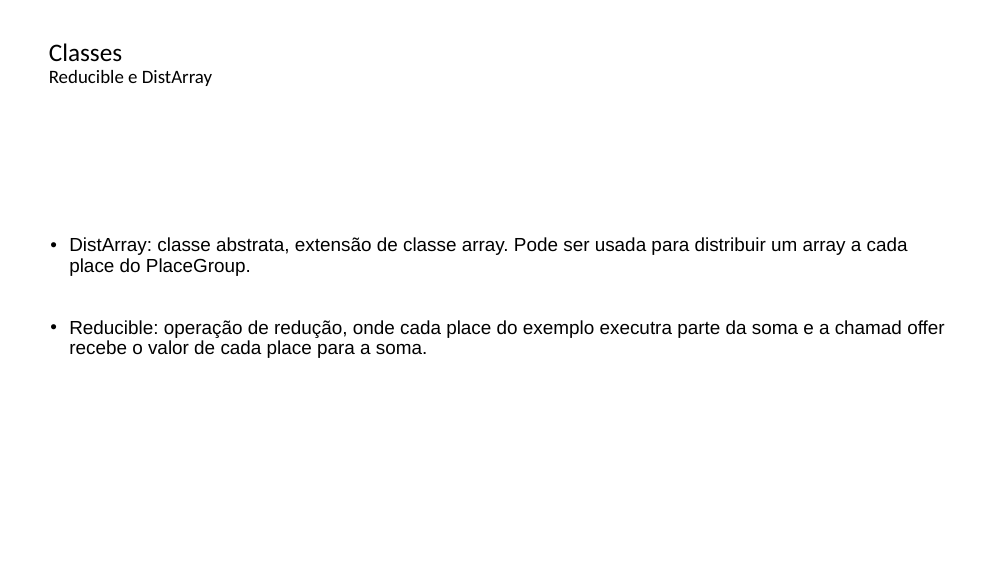
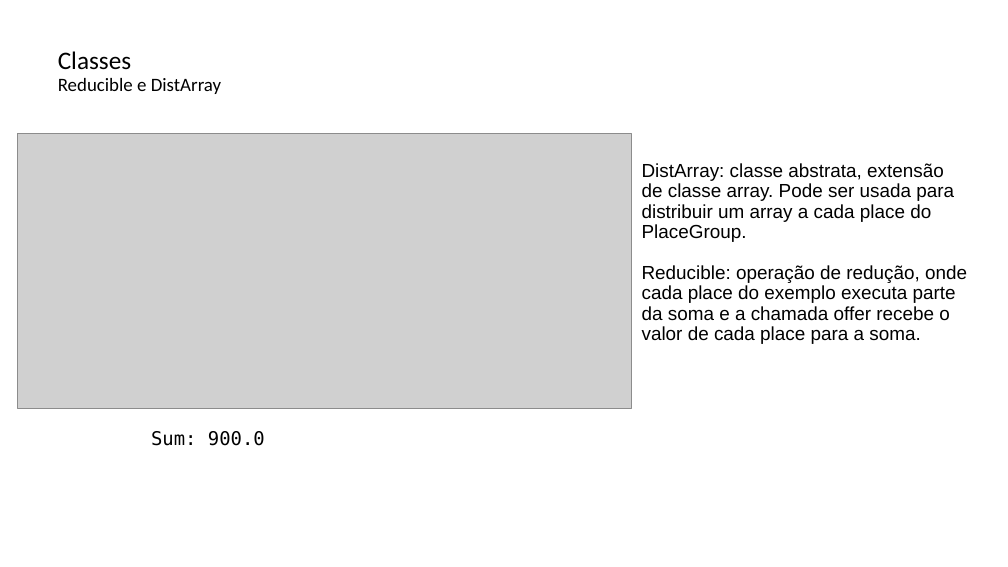
Before and after one commit to lquatrin/inf2591, a slide deck: slide 33 of x10.pptx (slide 34 before the commit). Drawn at 1008x567 pixels with LibreOffice and Linux fonts; fonts in the diff are those of the drawing; grey boxes stand for pictures. Boxes give left, top, right and bottom in pixels: in the first picture for what was removed or moved away, otherwise in the second. Text is boxed around its words. In the diff, an @@ line names an element or a change of style, - is before the commit and + after.

```diff
--- a/x10.pptx
+++ b/x10.pptx
@@ text "Classes Reducible e DistArray": place and size @@
-text "Classes Reducible e DistArray" at bbox=[49, 43, 212, 86]
+text "Classes Reducible e DistArray" at bbox=[58, 51, 221, 94]
@@ picture added at bbox=[18, 133, 631, 408] @@
@@ text "DistArray: classe abstrata, extensão de ...": place and size @@
-text "DistArray: classe abstrata, extensão de ..." at bbox=[69, 237, 944, 358]
+text "DistArray: classe abstrata, extensão de ..." at bbox=[642, 163, 967, 344]
@@ text at bbox=[642, 163, 954, 242]: less space between paragraphs @@
@@ text at bbox=[642, 265, 967, 344]: text changed @@
-• Reducible: operação de redução, onde cada place do exemplo executra parte da soma e a chamad offer recebe o valor de cada place para a soma.
+• Reducible: operação de redução, onde cada place do exemplo executa parte da soma e a chamada offer recebe o valor de cada place para a soma.
@@ text added at bbox=[151, 431, 265, 446], 18 pt, text #000000 @@
+Sum: 900.0
```
Also in this commit, not shown: 14 other slides changed, 4 slides added, 2 slides removed, 4 other files.
